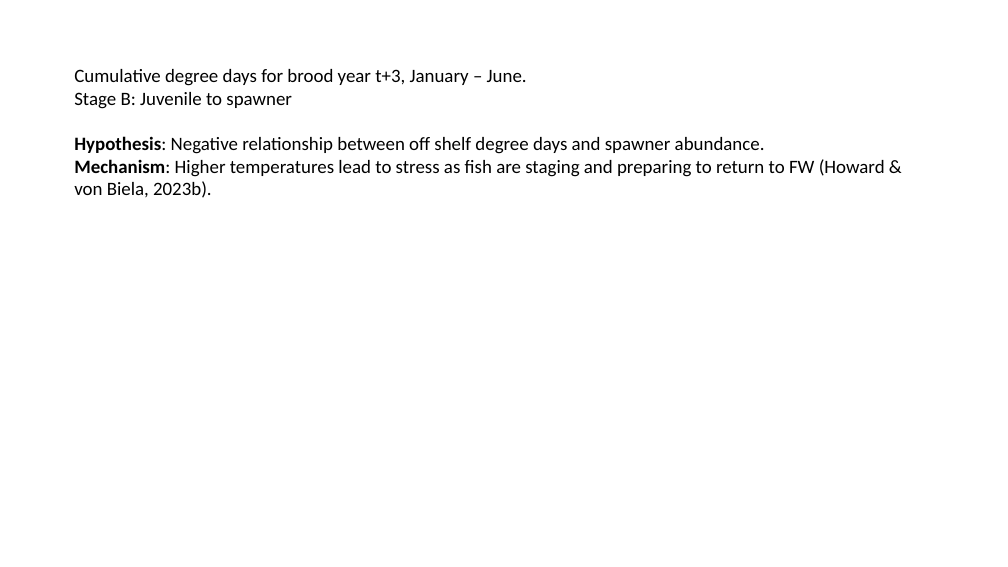
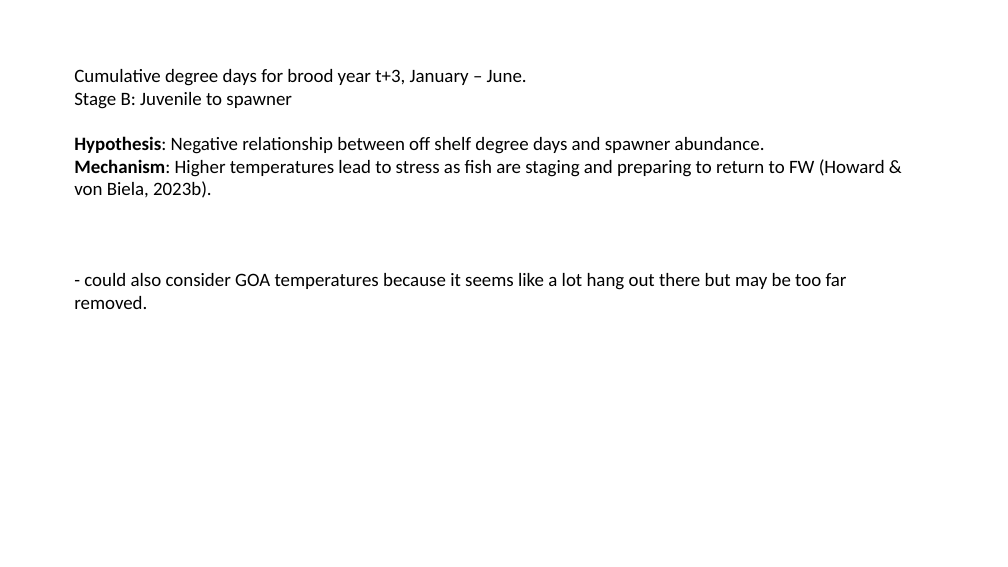
Before and after one commit to genoa-sullaway/Yukon-Chum-IPM, a slide deck: slide 5 of notes/Covariate_notes.pptx. Drawn at 1008x567 pixels with LibreOffice and Linux fonts; fonts in the diff are those of the drawing. Boxes give left, top, right and bottom in pixels: in the first picture for what was removed or moved away, otherwise in the second. Text is boxed around its words. In the diff, an @@ line names an element or a change of style, - is before the commit and + after.

```diff
--- a/notes/Covariate_notes.pptx
+++ b/notes/Covariate_notes.pptx
@@ text at (84, 273, 847, 290): paragraph added @@
+- could also consider GOA temperatures because it seems like a lot hang out there but may be too far removed.
```
Also in this commit, not shown: 2 other slides changed, 2 other files.
